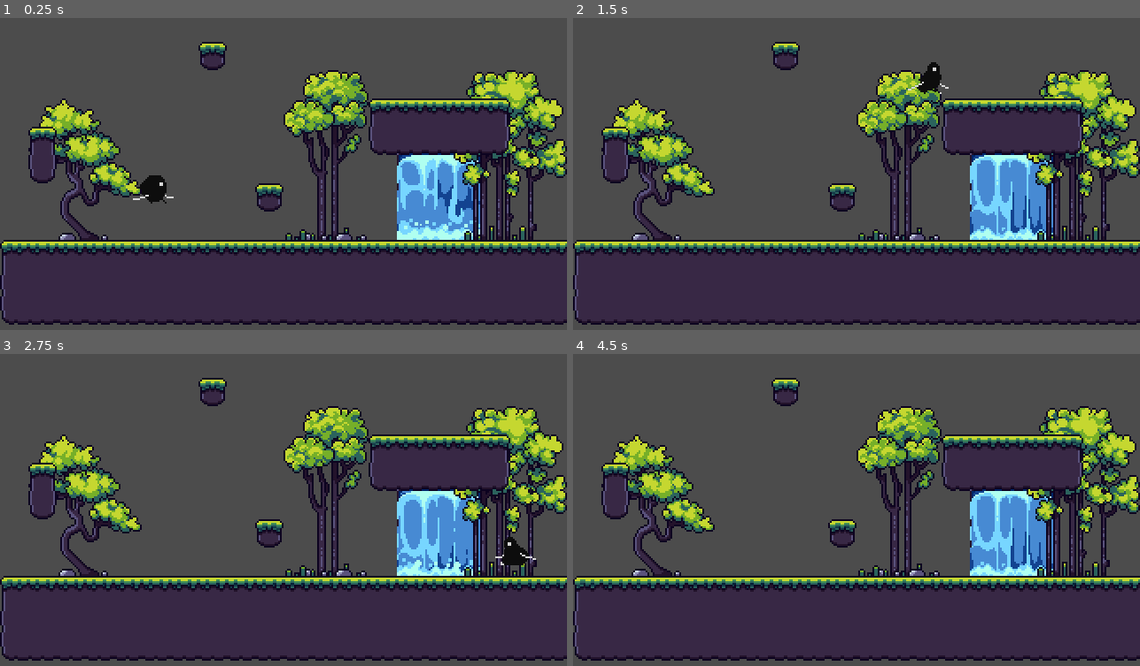
Above: before the commit, frames 1-4 (two rows, left to right).
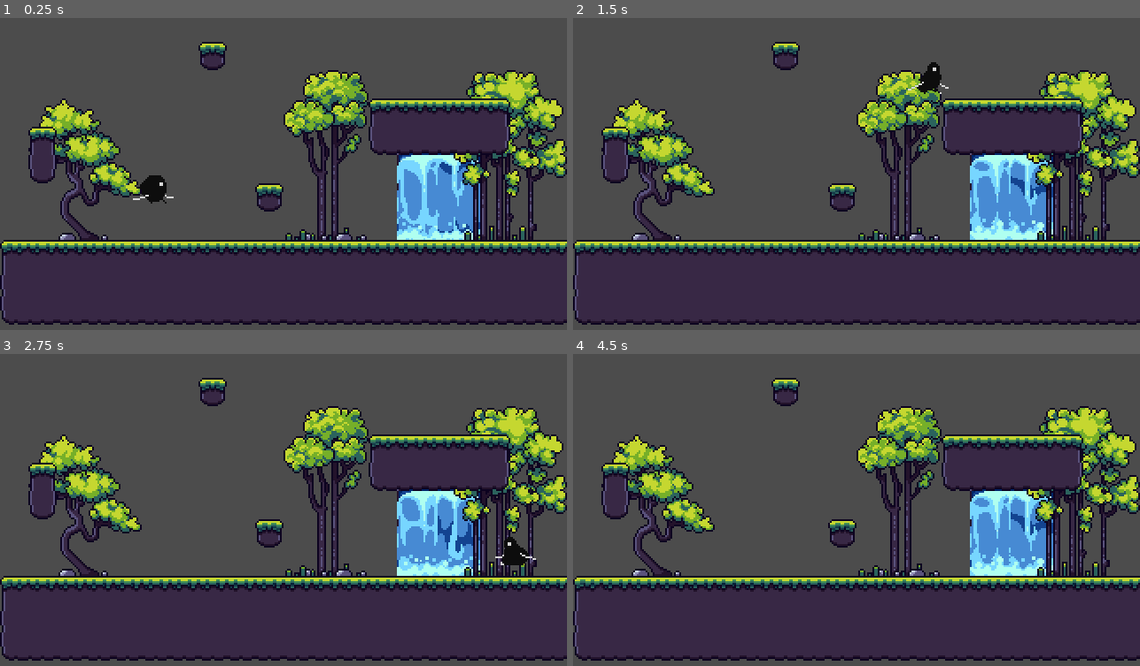
Above: after the commit, the same moments.

Repository: Herzmut-Games/level-renner
Game: Godot game, scene res://Main.tscn
Two runs of this game, one before a commit and one after it. Both use one fixed random seed, a clock stepped at 60 frames per second and the inputs below.
Inputs:
- Up to frame 1 (0.25 s): no input
- Up to frame 2 (1.5 s): hold Right (ui_right) from 0.53 s (still down); tap Space (jump) at 0.6, 0.77, 1.07, 1.35 s
- Up to frame 3 (2.75 s): tap Space (jump) at 1.52, 1.82, 2.1 s; release Right (ui_right) at 2.03 s; hold Left (ui_left) from 2.03 s (still down)
- Up to frame 4 (4.5 s): release Left (ui_left) at 2.78 s; hold Right (ui_right) 2.78-4.28 s; tap Space (jump) at 2.85, 3.02, 3.32, 3.6, 3.77, 4.07, 4.35 s; hold Left (ui_left) from 4.28 s (still down)

The runs differ from the first frame. In frame 1, 1.4% of the frame differs, in the area x 70-85%, y 44-72%; in frame 2, 1.6%; in frame 3, 1.4%; in frame 4, 1.6%.

Commit message:
move player scene

Diff:
--- a/godot/Main.tscn
+++ b/godot/Main.tscn
@@ -5,7 +5,7 @@
 [ext_resource path="res://assets/forest/TREE 2 - DAY SUMMER.png" type="Texture" id=3]
 [ext_resource path="res://assets/forest/TREE 3 - DAY SUMMER.png" type="Texture" id=4]
 [ext_resource path="res://scenes/Waterfall.tscn" type="PackedScene" id=5]
-[ext_resource path="res://Player.tscn" type="PackedScene" id=6]
+[ext_resource path="res://scenes/Player.tscn" type="PackedScene" id=6]
 
 [sub_resource type="ConvexPolygonShape2D" id=16]
 points = PoolVector2Array( 0, 0, 16, 0, 16, 16, 0, 16 )
@@ -223,7 +223,7 @@
 
 [node name="Waterfall" parent="." instance=ExtResource( 5 )]
 position = Vector2( 248, 96 )
-frame = 3
+frame = 1
 playing = true
 
 [node name="TileMapBackground" type="TileMap" parent="."]
--- a/godot/project.godot
+++ b/godot/project.godot
@@ -12,7 +12,7 @@
 "base": "KinematicBody2D",
 "class": "Player",
 "language": "GDScript",
-"path": "res://Player.gd"
+"path": "res://scenes/Player.gd"
 } ]
 _global_script_class_icons={
 "Player": ""
--- a/godot/Player.tscn
+++ b/godot/scenes/Player.tscn
@@ -1,109 +1,109 @@
 [gd_scene load_steps=33 format=2]
 
-[ext_resource path="res://assets/assassin/jump.png" type="Texture" id=1]
-[ext_resource path="res://assets/assassin/idle.png" type="Texture" id=2]
-[ext_resource path="res://assets/assassin/fall.png" type="Texture" id=3]
-[ext_resource path="res://assets/assassin/run with VFX.png" type="Texture" id=4]
-[ext_resource path="res://Player.gd" type="Script" id=5]
+[ext_resource path="res://scenes/Player.gd" type="Script" id=1]
+[ext_resource path="res://assets/assassin/fall.png" type="Texture" id=2]
+[ext_resource path="res://assets/assassin/run with VFX.png" type="Texture" id=3]
+[ext_resource path="res://assets/assassin/jump.png" type="Texture" id=4]
+[ext_resource path="res://assets/assassin/idle.png" type="Texture" id=5]
 
 [sub_resource type="AtlasTexture" id=1]
+atlas = ExtResource( 5 )
+region = Rect2( 0, 0, 30, 19 )
+
+[sub_resource type="AtlasTexture" id=2]
+atlas = ExtResource( 5 )
+region = Rect2( 0, 19, 30, 19 )
+
+[sub_resource type="AtlasTexture" id=3]
+atlas = ExtResource( 5 )
+region = Rect2( 0, 38, 30, 19 )
+
+[sub_resource type="AtlasTexture" id=4]
+atlas = ExtResource( 5 )
+region = Rect2( 0, 57, 30, 19 )
+
+[sub_resource type="AtlasTexture" id=5]
+atlas = ExtResource( 5 )
+region = Rect2( 0, 76, 30, 19 )
+
+[sub_resource type="AtlasTexture" id=6]
+atlas = ExtResource( 5 )
+region = Rect2( 0, 95, 30, 19 )
+
+[sub_resource type="AtlasTexture" id=7]
+atlas = ExtResource( 5 )
+region = Rect2( 0, 114, 30, 19 )
+
+[sub_resource type="AtlasTexture" id=8]
+atlas = ExtResource( 5 )
+region = Rect2( 0, 133, 30, 19 )
+
+[sub_resource type="AtlasTexture" id=9]
+atlas = ExtResource( 5 )
+region = Rect2( 0, 152, 30, 19 )
+
+[sub_resource type="AtlasTexture" id=10]
 atlas = ExtResource( 2 )
 region = Rect2( 0, 0, 30, 19 )
 
-[sub_resource type="AtlasTexture" id=2]
+[sub_resource type="AtlasTexture" id=11]
 atlas = ExtResource( 2 )
 region = Rect2( 0, 19, 30, 19 )
 
-[sub_resource type="AtlasTexture" id=3]
+[sub_resource type="AtlasTexture" id=12]
 atlas = ExtResource( 2 )
 region = Rect2( 0, 38, 30, 19 )
 
-[sub_resource type="AtlasTexture" id=4]
+[sub_resource type="AtlasTexture" id=13]
 atlas = ExtResource( 2 )
 region = Rect2( 0, 57, 30, 19 )
 
-[sub_resource type="AtlasTexture" id=5]
-atlas = ExtResource( 2 )
-region = Rect2( 0, 76, 30, 19 )
-
-[sub_resource type="AtlasTexture" id=6]
-atlas = ExtResource( 2 )
-region = Rect2( 0, 95, 30, 19 )
-
-[sub_resource type="AtlasTexture" id=7]
-atlas = ExtResource( 2 )
-region = Rect2( 0, 114, 30, 19 )
-
-[sub_resource type="AtlasTexture" id=8]
-atlas = ExtResource( 2 )
-region = Rect2( 0, 133, 30, 19 )
-
-[sub_resource type="AtlasTexture" id=9]
-atlas = ExtResource( 2 )
-region = Rect2( 0, 152, 30, 19 )
-
-[sub_resource type="AtlasTexture" id=10]
+[sub_resource type="AtlasTexture" id=14]
 atlas = ExtResource( 3 )
 region = Rect2( 0, 0, 30, 19 )
 
-[sub_resource type="AtlasTexture" id=11]
+[sub_resource type="AtlasTexture" id=15]
 atlas = ExtResource( 3 )
 region = Rect2( 0, 19, 30, 19 )
 
-[sub_resource type="AtlasTexture" id=12]
+[sub_resource type="AtlasTexture" id=16]
 atlas = ExtResource( 3 )
 region = Rect2( 0, 38, 30, 19 )
 
-[sub_resource type="AtlasTexture" id=13]
+[sub_resource type="AtlasTexture" id=17]
 atlas = ExtResource( 3 )
 region = Rect2( 0, 57, 30, 19 )
 
-[sub_resource type="AtlasTexture" id=14]
+[sub_resource type="AtlasTexture" id=18]
+atlas = ExtResource( 3 )
+region = Rect2( 0, 76, 30, 19 )
+
+[sub_resource type="AtlasTexture" id=19]
+atlas = ExtResource( 3 )
+region = Rect2( 0, 95, 30, 19 )
+
+[sub_resource type="AtlasTexture" id=20]
+atlas = ExtResource( 3 )
+region = Rect2( 0, 114, 30, 19 )
+
+[sub_resource type="AtlasTexture" id=21]
+atlas = ExtResource( 3 )
+region = Rect2( 0, 133, 30, 19 )
+
+[sub_resource type="AtlasTexture" id=22]
 atlas = ExtResource( 4 )
 region = Rect2( 0, 0, 30, 19 )
 
-[sub_resource type="AtlasTexture" id=15]
+[sub_resource type="AtlasTexture" id=23]
 atlas = ExtResource( 4 )
 region = Rect2( 0, 19, 30, 19 )
 
-[sub_resource type="AtlasTexture" id=16]
+[sub_resource type="AtlasTexture" id=24]
 atlas = ExtResource( 4 )
 region = Rect2( 0, 38, 30, 19 )
 
-[sub_resource type="AtlasTexture" id=17]
+[sub_resource type="AtlasTexture" id=25]
 atlas = ExtResource( 4 )
-region = Rect2( 0, 57, 30, 19 )
-
-[sub_resource type="AtlasTexture" id=18]
-atlas = ExtResource( 4 )
-region = Rect2( 0, 76, 30, 19 )
-
-[sub_resource type="AtlasTexture" id=19]
-atlas = ExtResource( 4 )
-region = Rect2( 0, 95, 30, 19 )
-
-[sub_resource type="AtlasTexture" id=20]
-atlas = ExtResource( 4 )
-region = Rect2( 0, 114, 30, 19 )
-
-[sub_resource type="AtlasTexture" id=21]
-atlas = ExtResource( 4 )
-region = Rect2( 0, 133, 30, 19 )
-
-[sub_resource type="AtlasTexture" id=22]
-atlas = ExtResource( 1 )
-region = Rect2( 0, 0, 30, 19 )
-
-[sub_resource type="AtlasTexture" id=23]
-atlas = ExtResource( 1 )
-region = Rect2( 0, 19, 30, 19 )
-
-[sub_resource type="AtlasTexture" id=24]
-atlas = ExtResource( 1 )
-region = Rect2( 0, 38, 30, 19 )
-
-[sub_resource type="AtlasTexture" id=25]
-atlas = ExtResource( 1 )
 region = Rect2( 0, 57, 30, 19 )
 
 [sub_resource type="SpriteFrames" id=26]
@@ -133,12 +133,11 @@
 extents = Vector2( 6.5, 9.5 )
 
 [node name="Player" type="KinematicBody2D"]
-script = ExtResource( 5 )
+script = ExtResource( 1 )
 
 [node name="AnimatedSprite" type="AnimatedSprite" parent="."]
 frames = SubResource( 26 )
 animation = "run"
-frame = 5
 playing = true
 
 [node name="CollisionShape2D" type="CollisionShape2D" parent="."]
Renamed: godot/Player.gd -> godot/scenes/Player.gd
